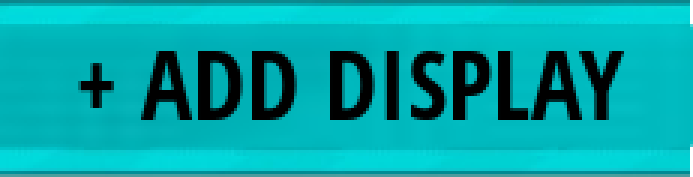
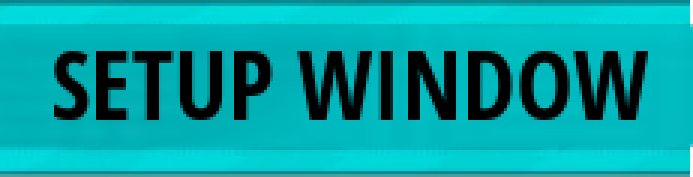
Two versions of the same layered image (693 × 177). Layer-by-layer changes:
painted on "+ ADD DISPLAY" over (54, 51, 648, 120)
